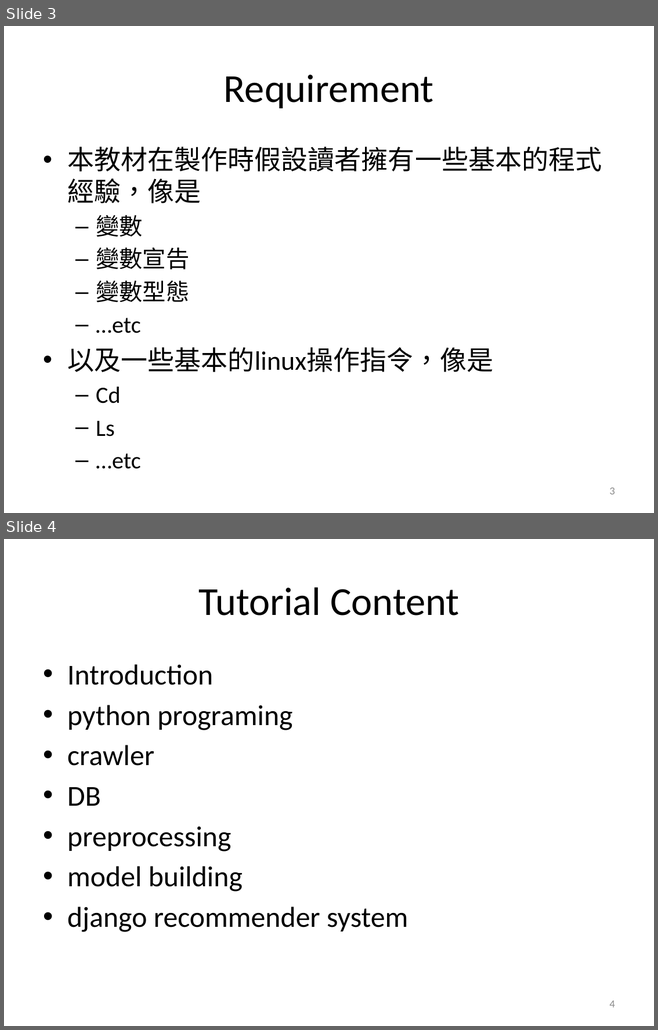
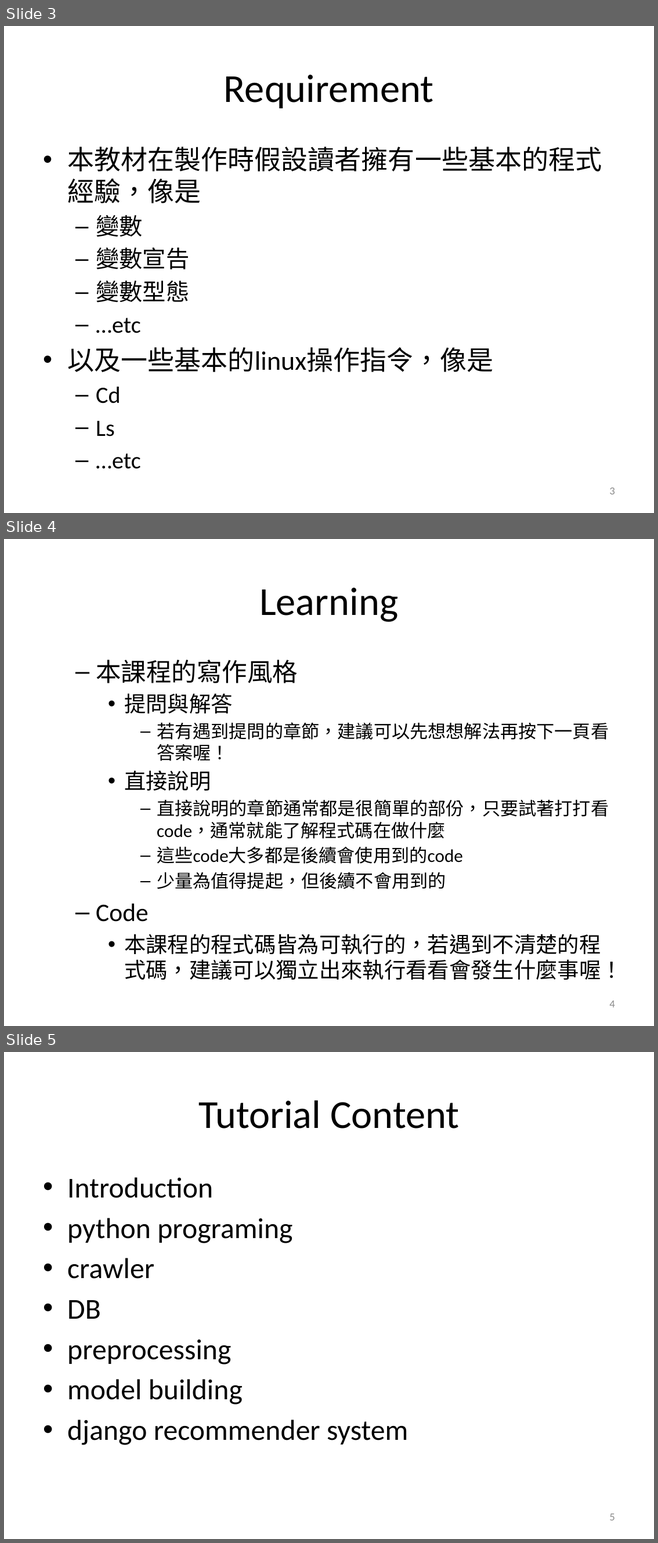
Before and after one commit to Jchou24/python_tutorial, a slide deck: lesson 0-Introduction/Introduction.pptx. Shown one above the other, each under a label of ours: slides 3 and 4 before the commit, slides 3, 4 and 5 after it. The pictures are 658x1030 and 658x1543 pixels, drawn with LibreOffice and Linux fonts; fonts in the diff are those of the drawing. Boxes give left, top, right and bottom in pixels: in the first picture for what was removed or moved away, otherwise in the second. Text is boxed around its words. In the diff, an @@ line names an element or a change of style, - is before the commit and + after.

```diff
--- a/lesson 0-Introduction/Introduction.pptx
+++ b/lesson 0-Introduction/Introduction.pptx
@@ slide 4 added at (x1=4, y1=539, x2=654, y2=1026), background #FFFFFF @@
@@ title added at (x1=259, y1=588, x2=398, y2=622), 44 pt, text #000000 @@
+Learning
@@ text added at (x1=96, y1=660, x2=622, y2=980), 20 pt, text #000000 @@
+  – 本課程的寫作風格
+    • 提問與解答
+      – 若有遇到提問的章節，建議可以先想想解法再按下一頁看答案喔！
+    • 直接說明
+      – 直接說明的章節通常都是很簡單的部份，只要試著打打看code，通常就能了解程式碼在做什麼
+      – 這些code大多都是後續會使用到的code
+      – 少量為值得提起，但後續不會用到的
+  – Code
+    • 本課程的程式碼皆為可執行的，若遇到不清楚的程式碼，建議可以獨立出來執行看看會發生什麼事喔！
@@ page number added at (x1=609, y1=1001, x2=614, y2=1008), 12 pt, text #8C8C8C @@
+4
@@ what was slide 4 is now slide 5 @@
@@ page number at (x1=609, y1=1514, x2=614, y2=1521): text changed @@
-4
+5
```
Also in this commit, not shown: 1 other file.
